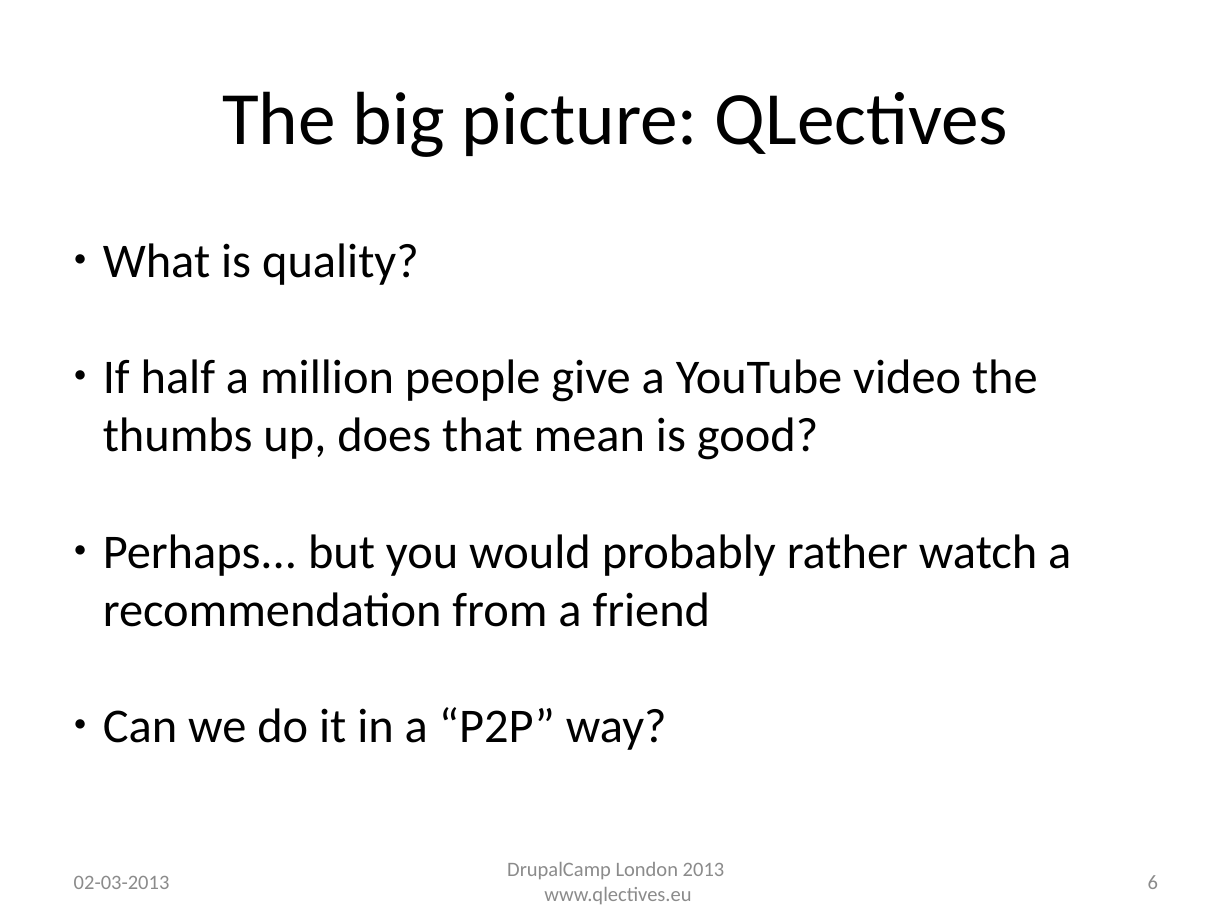
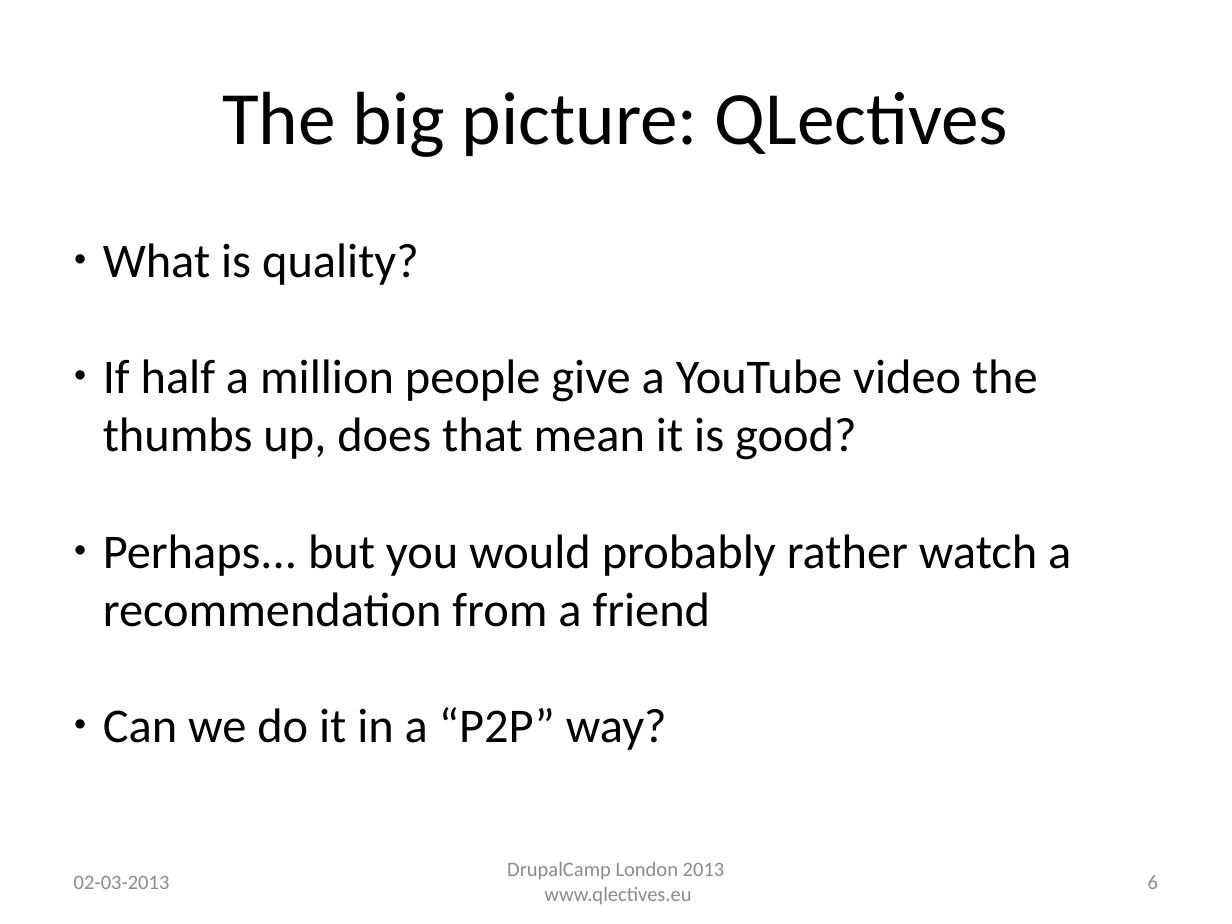
Before and after one commit to QScience/dc-slides, a slide deck: slide 6 of dclondon2013/patterns_dclondon2013.odp. Drawn at 1232x924 pixels with LibreOffice and Linux fonts; fonts in the diff are those of the drawing; background and template pictures are left out. Boxes give left, top, right and bottom in pixels: in the first picture for what was removed or moved away, otherwise in the second. Text is boxed around its words. In the diff, an @@ line names an element or a change of style, - is before the commit and + after.

```diff
--- a/dclondon2013/patterns_dclondon2013.odp
+++ b/dclondon2013/patterns_dclondon2013.odp
@@ text at (103,359,1038,460): text changed @@
-● If half a million people give a YouTube video the thumbs up, does that mean is good?
+● If half a million people give a YouTube video the thumbs up, does that mean it is good?
```
Also in this commit, not shown: 15 other slides changed, 1 slide added, 3 other files.
